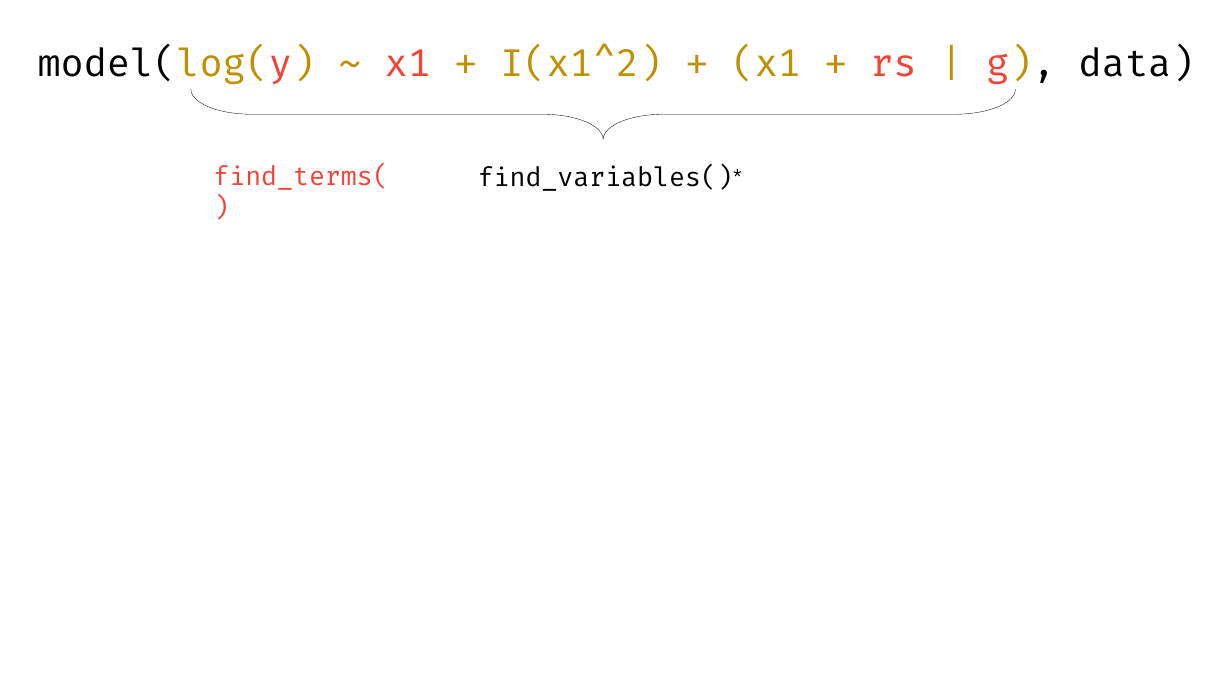
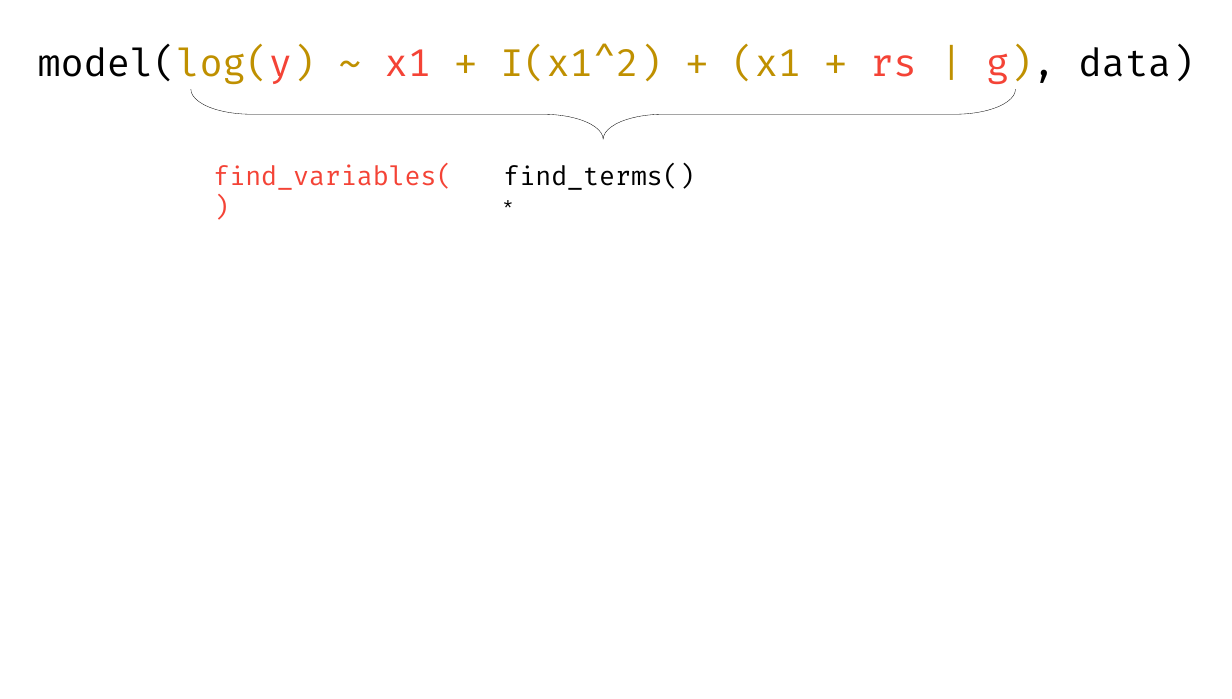
Before and after one commit to easystats/insight, a slide deck: slide 3 of paper/figure2.pptx. Drawn at 1232x699 pixels with LibreOffice and Linux fonts; fonts in the diff are those of the drawing. Boxes give left, top, right and bottom in pixels: in the first picture for what was removed or moved away, otherwise in the second. Text is boxed around its words. In the diff, an @@ line names an element or a change of style, - is before the commit and + after.

Commit message:
flip find_variables <> find_terms

```diff
--- a/paper/figure2.pptx
+++ b/paper/figure2.pptx
@@ text at box(213, 165, 452, 190): text changed @@
-find_terms()
+find_variables()
@@ text at box(503, 165, 694, 190): text changed @@
-find_variables()*
+find_terms()*
```
Also in this commit, not shown: 28 other files.
